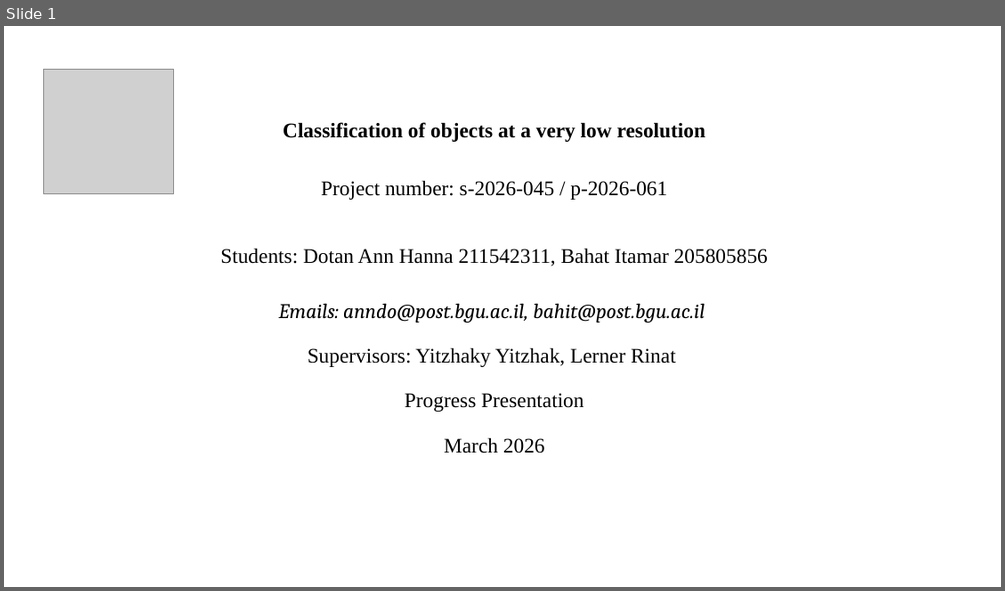
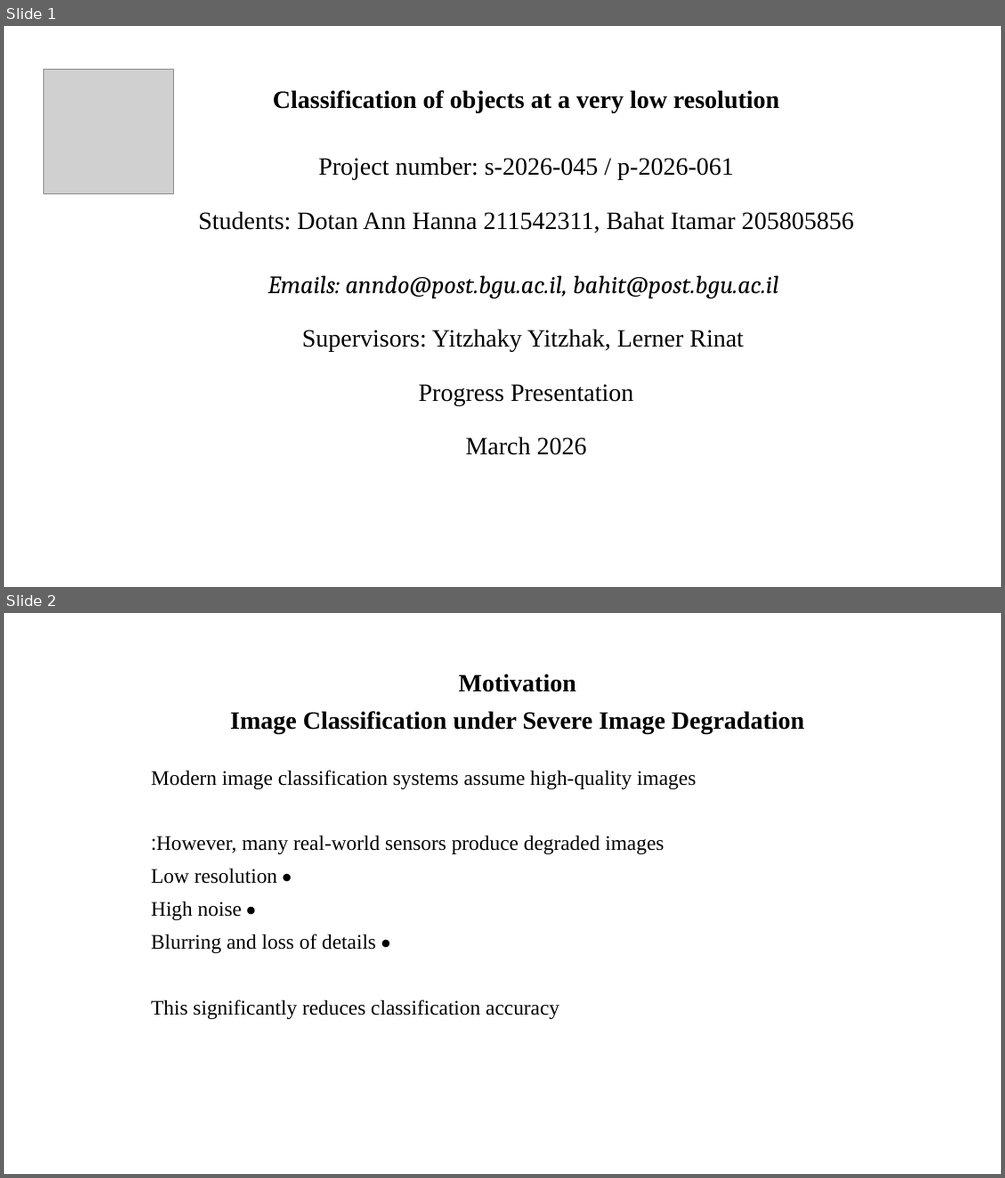
Before and after one commit to itamarbahat/NewFinalProject, a slide deck: docs/Progress_Presentation.pptx. Shown one above the other, each under a label of ours: slide 1 before the commit, slides 1 and 2 after it. The pictures are 1005x591 and 1005x1178 pixels, drawn with LibreOffice and Linux fonts; fonts in the diff are those of the drawing; grey boxes stand for pictures. Boxes give left, top, right and bottom in pixels: in the first picture for what was removed or moved away, otherwise in the second. Text is boxed around its words. In the diff, an @@ line names an element or a change of style, - is before the commit and + after.

Commit message:
Added experiment plots and degradation visualization for progress presentation

```diff
--- a/docs/Progress_Presentation.pptx
+++ b/docs/Progress_Presentation.pptx
@@ slide 2 added at (x1=4, y1=613, x2=1001, y2=1174), background #FFFFFF @@
@@ subtitle added at (x1=230, y1=674, x2=804, y2=734), 24 pt, text #000000, bold @@
+Motivation
+Image Classification under Severe Image Degradation
@@ text added at (x1=151, y1=770, x2=696, y2=1019), 20 pt, text #000000 @@
+Modern image classification systems assume high-quality images
+However, many real-world sensors produce degraded images:
+• Low resolution
+• High noise
+• Blurring and loss of details
+This significantly reduces classification accuracy
@@ slide 1 changed as well @@
@@ subtitle "Classification of objects at a ..." moved from (x1=220, y1=122, x2=768, y2=453) to (x1=198, y1=90, x2=854, y2=455) @@
@@ subtitle "Classification of objects at a ..." at (x1=198, y1=90, x2=854, y2=455): size 20 to 24 pt @@
```
Also in this commit, not shown: 13 other slides added, 10 slides removed, 8 other files.
